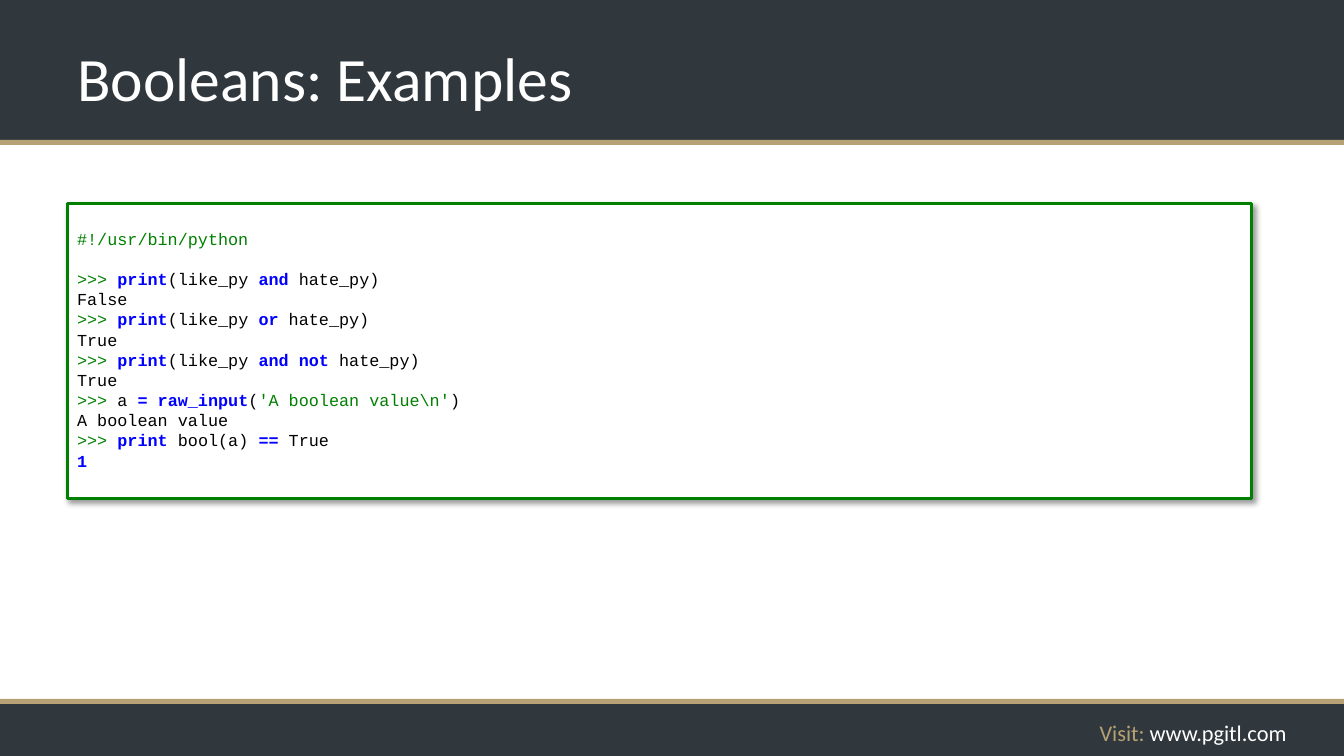
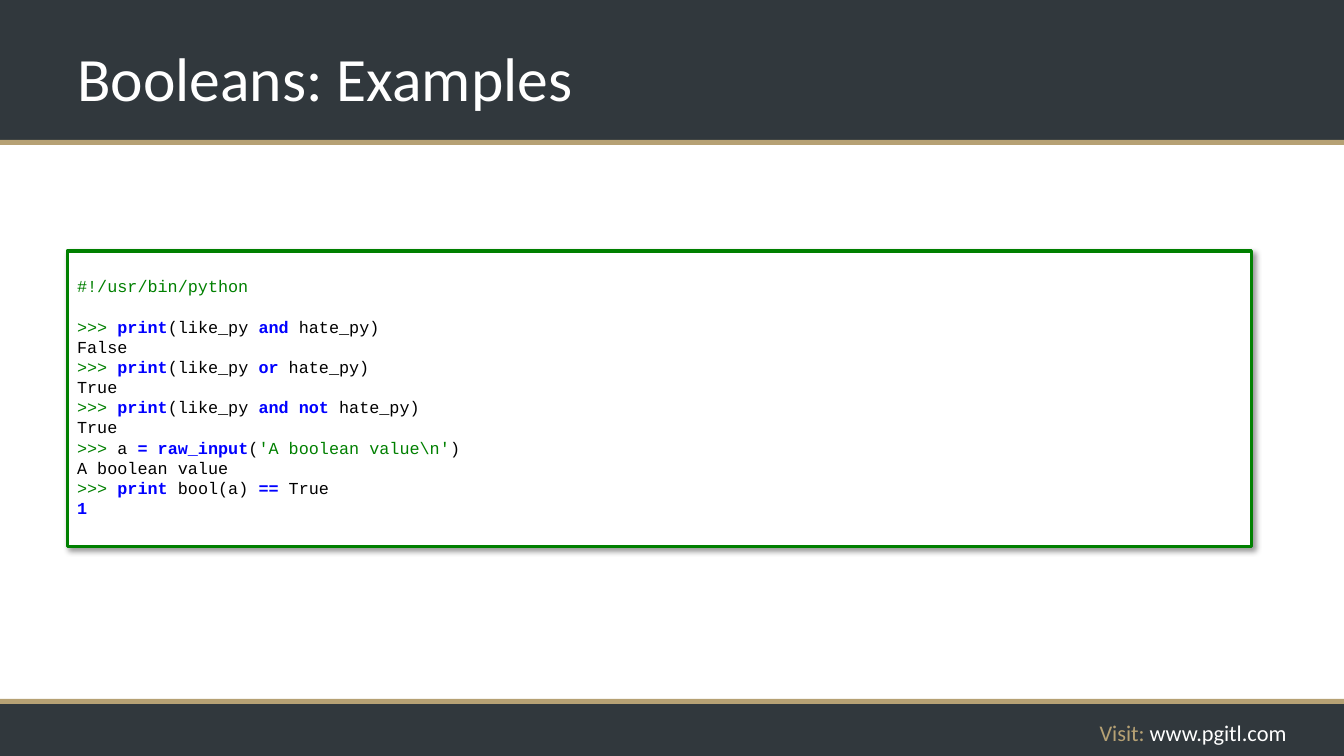
Before and after one commit to rikkouri/project-a, a slide deck: slide 56 of Programming Foundations.pptx. Drawn at 1344x756 pixels with LibreOffice and Linux fonts; fonts in the diff are those of the drawing; background and template pictures are left out. Boxes give left, top, right and bottom in pixels: in the first picture for what was removed or moved away, otherwise in the second. Text is boxed around its words. In the diff, an @@ line names an element or a change of style, - is before the commit and + after.

Commit message:
More code box alignment corrections

```diff
--- a/Programming Foundations.pptx
+++ b/Programming Foundations.pptx
@@ rectangle "#!/usr/bin/python": place and size @@
-rectangle "#!/usr/bin/python" at [68, 204, 1252, 499]
+rectangle "#!/usr/bin/python" at [68, 251, 1252, 546]
```
Also in this commit, not shown: 13 other slides changed.
